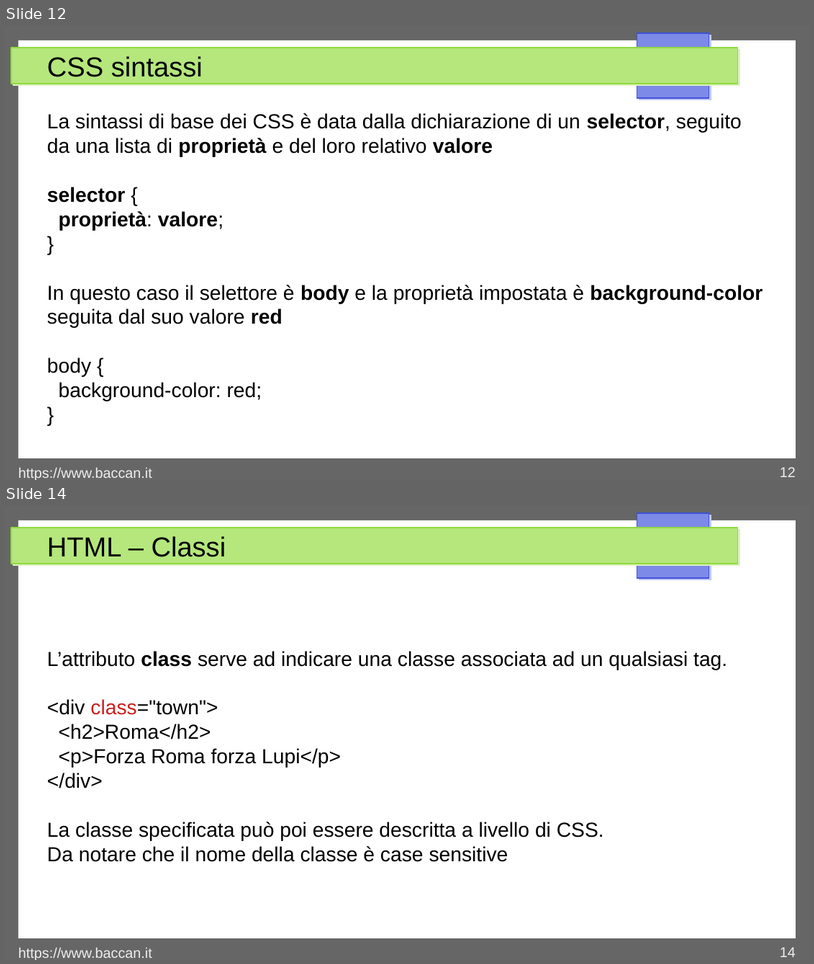
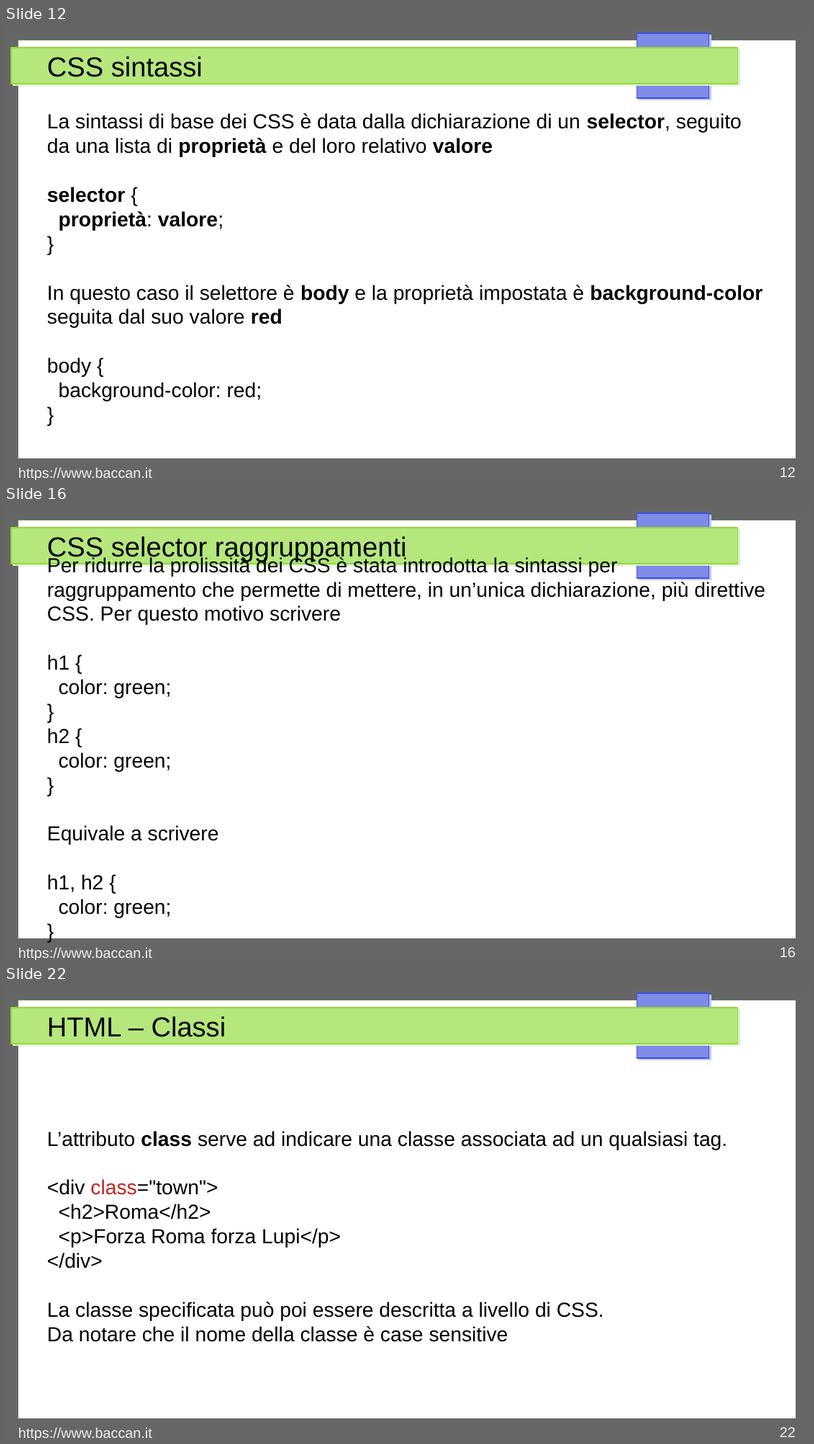
Before and after one commit to matteobaccan/CorsoCSS, a slide deck: Chapter_css.odp. Shown one above the other, each under a label of ours: slides 12 and 14 before the commit, slides 12, 16 and 22 after it; the slides between them are not shown. The pictures are 814x964 and 814x1444 pixels, drawn with LibreOffice and Linux fonts; fonts in the diff are those of the drawing. Boxes give left, top, right and bottom in pixels: in the first picture for what was removed or moved away, otherwise in the second. Text is boxed around its words. In the diff, an @@ line names an element or a change of style, - is before the commit and + after.

Commit message:
I selector

```diff
--- a/Chapter_css.odp
+++ b/Chapter_css.odp
@@ slide 16 added at <box>4,506,810,960</box>, background #FFFFFF; not listed: 4 template elements that a slide beside it also shows @@
@@ title added at <box>47,536,407,562</box>, 27 pt, text #000000 @@
+CSS selector raggruppamenti
@@ text added at <box>47,556,766,918</box>, 20 pt, text #000000 @@
+Per ridurre la prolissità dei CSS è stata introdotta la sintassi per raggruppamento che permette di mettere, in un’unica dichiarazione, più direttive CSS. Per questo motivo scrivere
+h1 {
+color: green;
+}
+h2 {
+color: green;
+}
+Equivale a scrivere
+h1, h2 {
+color: green;
+}
@@ text added at <box>18,947,152,960</box>, 14 pt, text #EEEEEE @@
+https://www.baccan.it
@@ page number added at <box>780,947,796,957</box>, 14 pt, text #EEEEEE @@
+16
@@ what was slide 14 is now slide 22 @@
@@ page number at <box>780,1427,796,1437</box>: text changed @@
-14
+22
```
Also in this commit, not shown: 1 slide changed, 7 other slides added, 5 other files.
